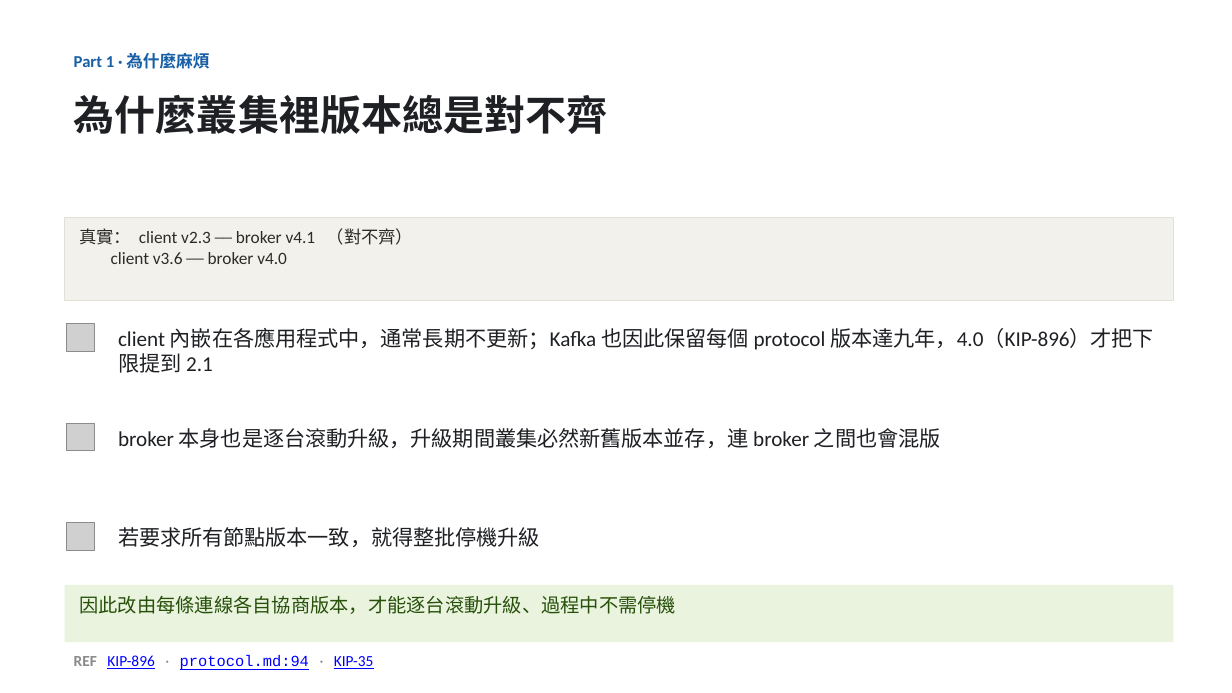
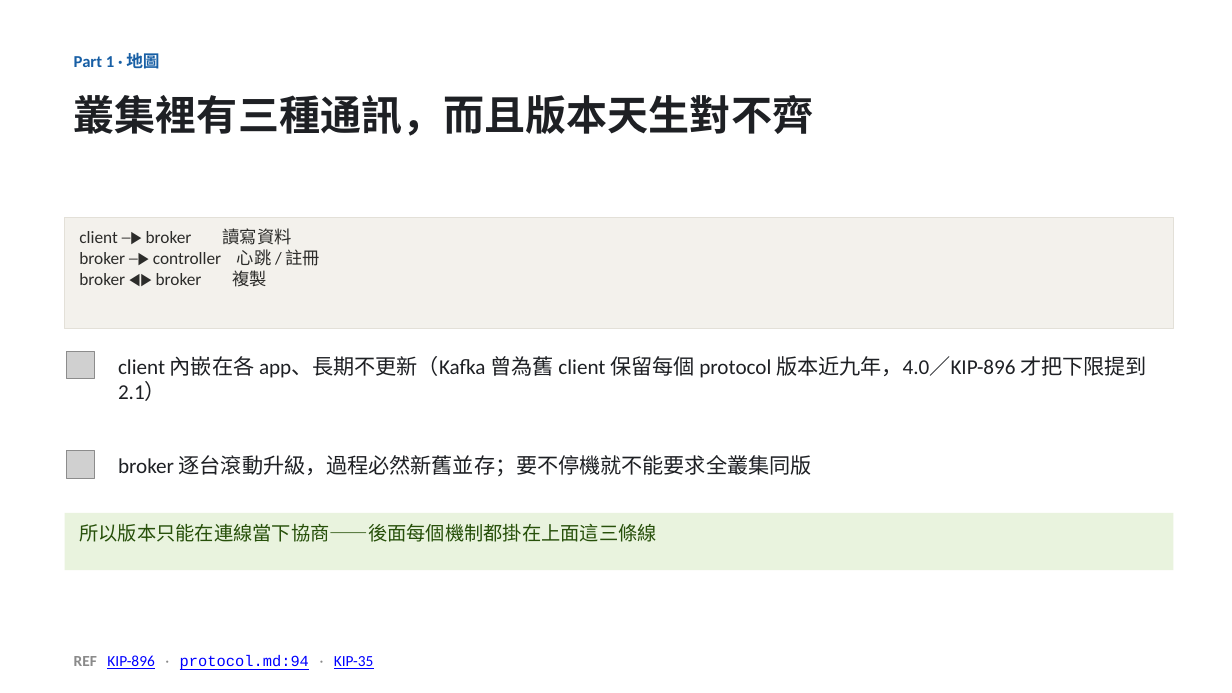
Before and after one commit to unknowntpo/kafka, a slide deck: slide 3 of study/version-control/kafka-version-negotiation.pptx. Drawn at 1232x693 pixels with LibreOffice and Linux fonts; fonts in the diff are those of the drawing; grey boxes stand for pictures. Boxes give left, top, right and bottom in pixels: in the first picture for what was removed or moved away, otherwise in the second. Text is boxed around its words. In the diff, an @@ line names an element or a change of style, - is before the commit and + after.

Commit message:
study(version-control): deck 重排為 2 段，開場先亮三種通訊角色地圖
- Part 1（版本怎麼選）：地圖(三角色) → 三層 scope → §2a Fetch 圖 → 選版機制；Part 2 失敗訊息
- 合併原 Part 1+2，controller 於開場地圖即登場，不再突兀；15 張
- talk-outline.md 同步為 2 段結構

```diff
--- a/study/version-control/kafka-version-negotiation.pptx
+++ b/study/version-control/kafka-version-negotiation.pptx
@@ text at bbox=[74, 50, 159, 72]: text changed @@
-Part 1 · 為什麼麻煩
+Part 1 · 地圖
@@ text at bbox=[74, 95, 813, 136]: text changed @@
-為什麼叢集裡版本總是對不齊
+叢集裡有三種通訊，而且版本天生對不齊
@@ rectangle removed at bbox=[65, 217, 1174, 300] @@
-真實： client v2.3 ── broker v4.1 （對不齊）
-client v3.6 ── broker v4.0
@@ rectangle added at bbox=[65, 217, 1174, 328], fill #F3F1EC, outline #E3E0D8 0.5 pt, 13.5 pt, text #2C2C2A @@
+client ─▶ broker 讀寫資料
+broker ─▶ controller 心跳 / 註冊
+broker ◀▶ broker 複製
@@ picture: place and size @@
-picture at bbox=[67, 323, 94, 351]
+picture at bbox=[67, 351, 94, 379]
@@ text at bbox=[118, 356, 1147, 401]: text changed @@
-client 內嵌在各應用程式中，通常長期不更新；Kafka 也因此保留每個 protocol 版本達九年，4.0（KIP-896）才把下限提到 2.1
+client 內嵌在各 app、長期不更新（Kafka 曾為舊 client 保留每個 protocol 版本近九年，4.0／KIP-896 才把下限提到 2.1）
@@ picture: place and size @@
-picture at bbox=[67, 423, 94, 451]
+picture at bbox=[67, 451, 94, 479]
@@ text at bbox=[118, 455, 812, 476]: text changed @@
-broker 本身也是逐台滾動升級，升級期間叢集必然新舊版本並存，連 broker 之間也會混版
+broker 逐台滾動升級，過程必然新舊並存；要不停機就不能要求全叢集同版
@@ rectangle added at bbox=[65, 513, 1174, 570], fill #E9F3DE, 15 pt, text #27500A @@
+所以版本只能在連線當下協商——後面每個機制都掛在上面這三條線
@@ picture removed at bbox=[67, 523, 94, 551] @@
@@ text removed at bbox=[118, 527, 540, 547] @@
-若要求所有節點版本一致，就得整批停機升級
@@ rectangle removed at bbox=[65, 585, 1174, 642] @@
-因此改由每條連線各自協商版本，才能逐台滾動升級、過程中不需停機
```
Also in this commit, not shown: 6 other slides changed, 1 slide removed, 2 other files.
